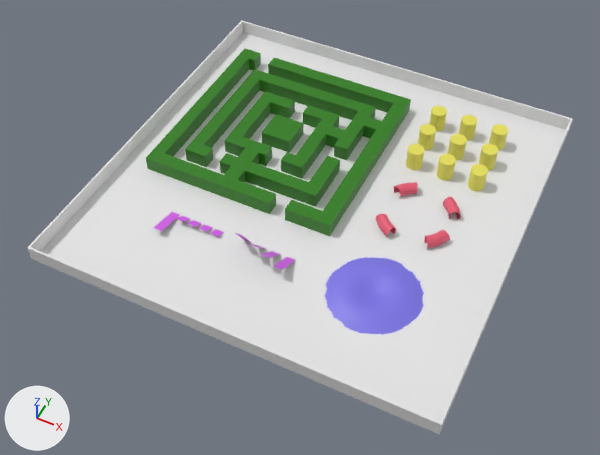
The Blender file resources/blender/physic_01.blend as it was, and as the next commit left it.
Camera for both pictures: a 50 mm camera at (79.2, -172.6, 193.7) aimed at (-0.7, -12.9, -5.9). Arrows for +X, +Y and +Z are at lower left; the lights stay in place.

The scene before the commit, as lines of its bpy script (objects in view):
```python
mat_labyrinth = principled_material('Labyrinth')
mat_labyrinth.base_color = (0.0258, 0.208, 0.00477)  # green #2d7e0f
me_plane_001 = bpy.data.meshes.new('Plane.001')
me_plane_001.from_pydata(...)  # 208 vertices, 202 faces; spans x -51.9..15.0, y -2.2..64.6, z 0.0..5.0
me_plane_001.materials.append(mat_labyrinth)  # green #2d7e0f
me_plane_002 = bpy.data.meshes.new('Plane.002')
me_plane_002.from_pydata(...)  # 289 vertices, 256 faces; spans x -15.2..15.2, y -15.2..15.2, z 0.0..2.1
me_plane_002.polygons.foreach_set('use_smooth', [True] * 256)
me_plane_002.materials.append(mat_wave)  # blue #7e76e7
me_torus = bpy.data.meshes.new('Torus')
me_torus.from_pydata(...)  # 192 vertices, 144 faces; spans x -11.2..12.4, y -12.4..12.4, z -1.9..1.9
me_torus.materials.append(mat_tube)  # red #e75a72
ob_labyrinth = bpy.data.objects.new('Labyrinth', me_plane_001)
ob_labyrinth.location = (-3.4, -14.7, 0.0)
ob_tube = bpy.data.objects.new('Tube', me_torus)
ob_tube.location = (32.9, 2.5, 1.6)
_m = ob_tube.modifiers.new('Solidify', 'SOLIDIFY')
_m.thickness = 0.05
ob_wave = bpy.data.objects.new('Wave', me_plane_002)
ob_wave.location = (32.7, -31.3, -0.2)
# also in view: 'Plane' at (0.0, 0.0, 2.5); 'Pillars' at (34.1, 35.4, 3.5)
```
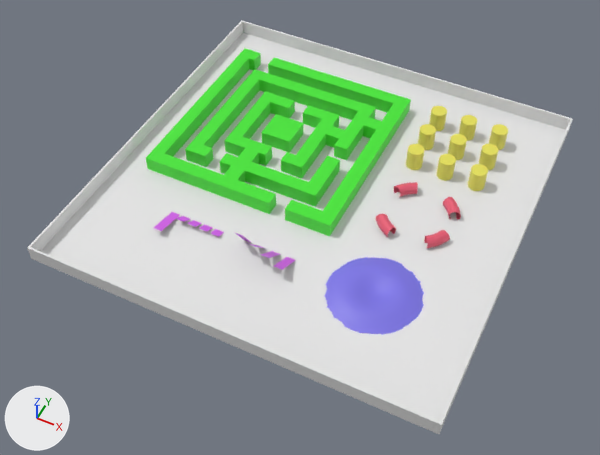
Changed parts and their boxes [x1, y1, x2, y2] in the pictures (600 x 455 px):
'Labyrinth', recoloured: [146, 49, 411, 236] in both

Edits to the bpy script that builds the scene:
```text
Change mat_labyrinth:
    mat_labyrinth.base_color: (0.0258, 0.208, 0.00477) -> (0.0589, 0.801, 0.032)  # green #2d7e0f -> green #45e732
```
